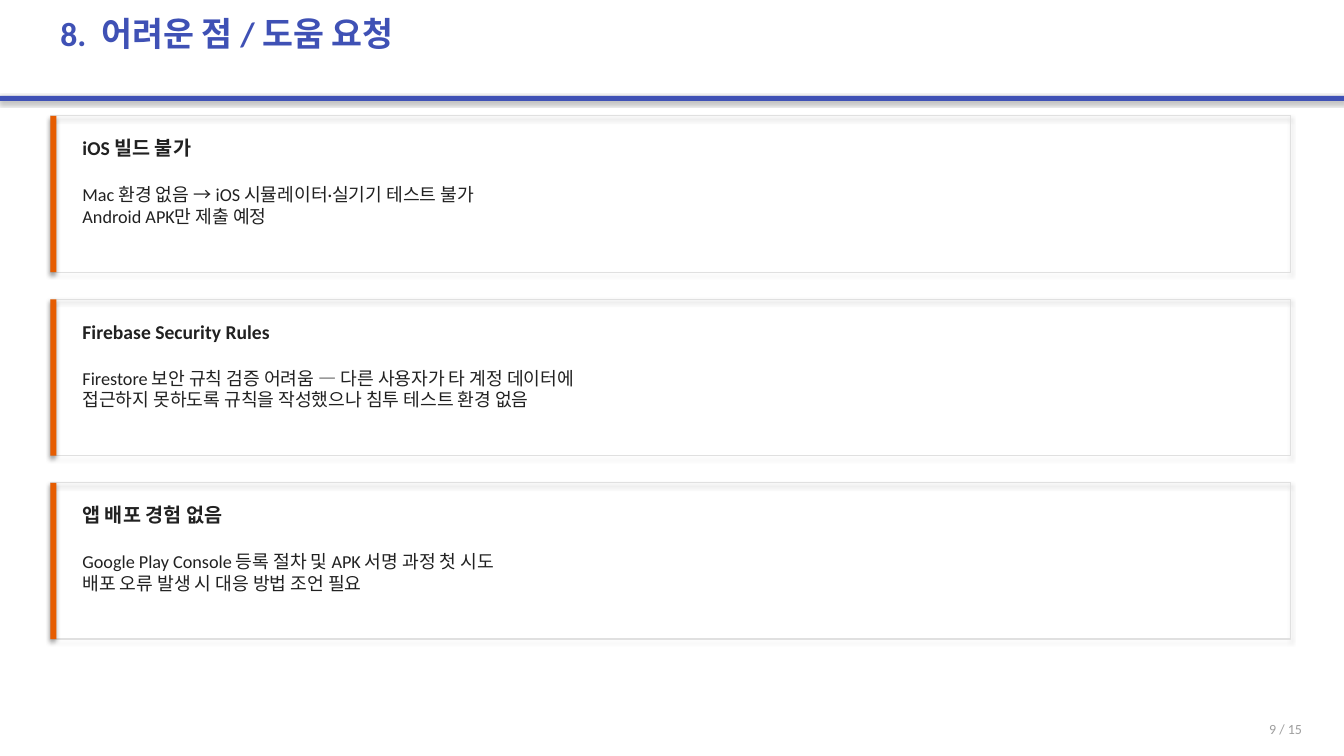
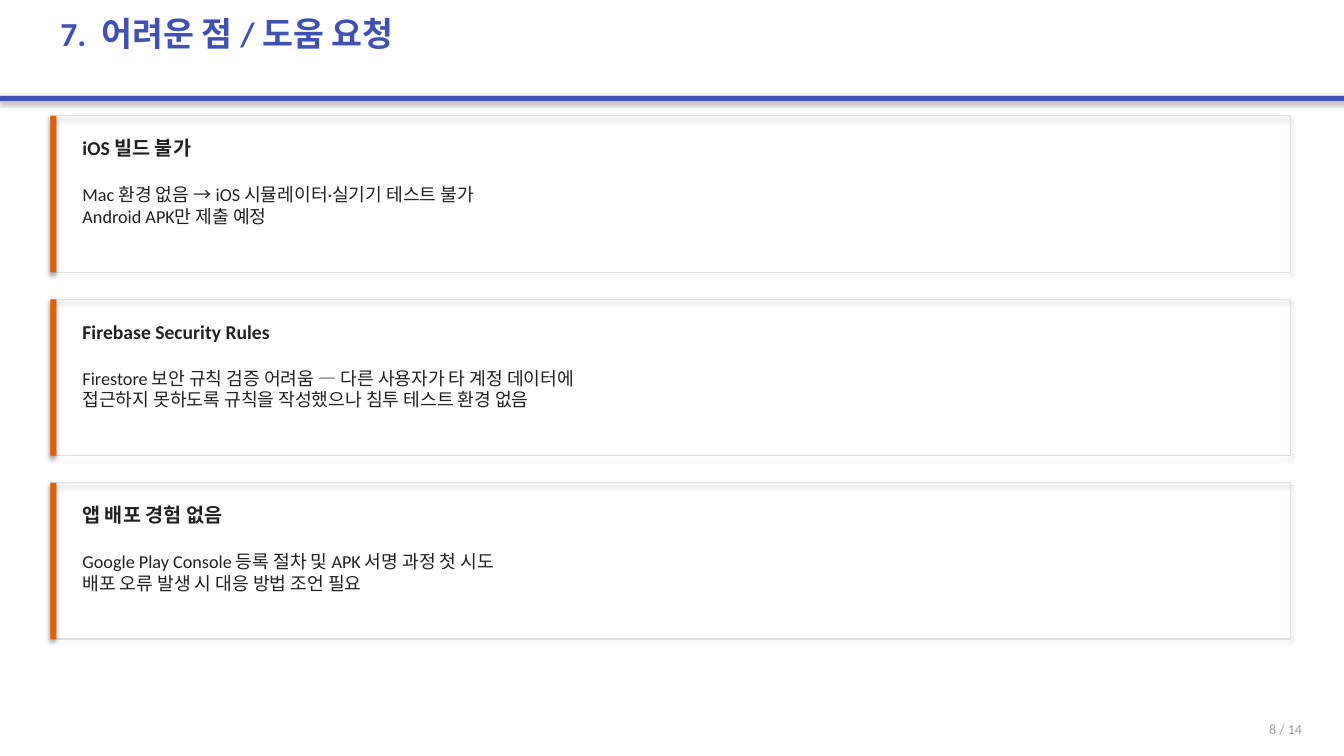
Before and after one commit to 2022136020/project_c, a slide deck: slide 8 of portfolio-tracker/presentation/portfolio-tracker-final.pptx (slide 9 before the commit). Drawn at 1344x756 pixels with LibreOffice and Linux fonts; fonts in the diff are those of the drawing. Boxes give left, top, right and bottom in pixels: in the first picture for what was removed or moved away, otherwise in the second. Text is boxed around its words. In the diff, an @@ line names an element or a change of style, - is before the commit and + after.

```diff
--- a/portfolio-tracker/presentation/portfolio-tracker-final.pptx
+++ b/portfolio-tracker/presentation/portfolio-tracker-final.pptx
@@ text at (x1=60, y1=17, x2=394, y2=49): text changed @@
-8. 어려운 점 / 도움 요청
+7. 어려운 점 / 도움 요청
@@ text at (x1=1269, y1=724, x2=1302, y2=734): text changed @@
-9 / 15
+8 / 14
```
Also in this commit, not shown: 13 other slides changed, 1 slide removed, 2 other files.
